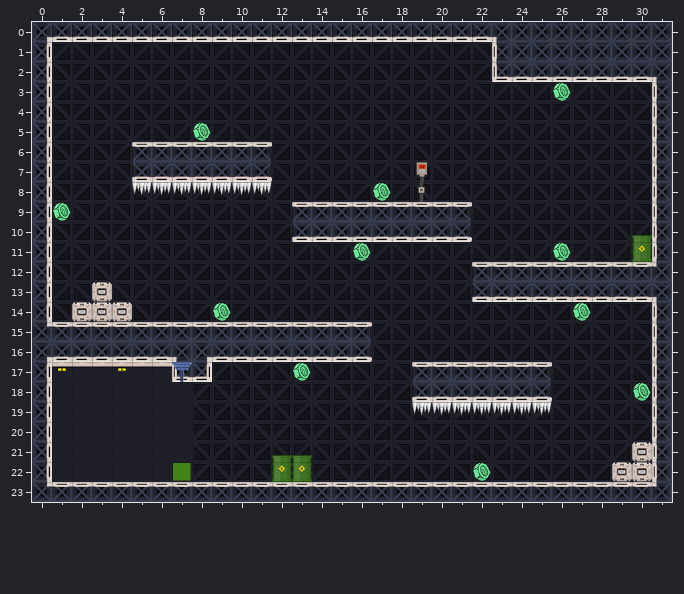
A Tiled map gets an edit: src/map/Level_1.tmx. Above, as it was before the edit.
Cells are 30x30 px. Shown: x 0..31, y 0..23.
Now the later version:
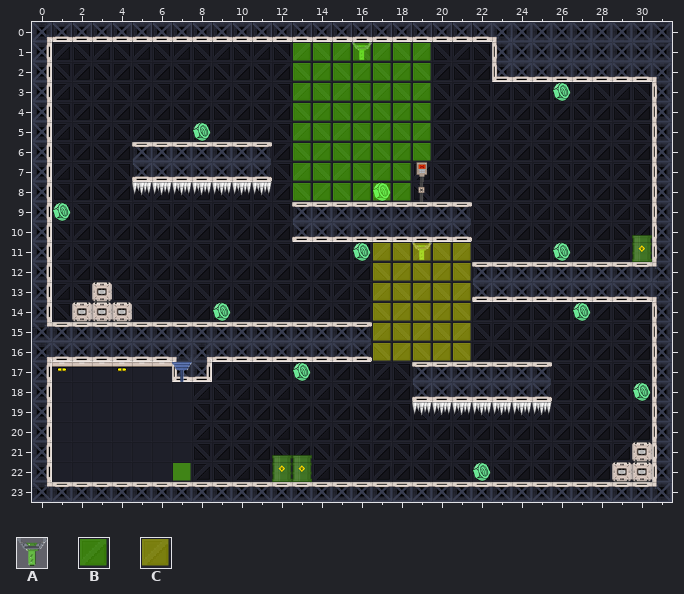
Key: from "Tileset_map": A 17, B 21, C 23.
_ is an empty cell.
Tiles of an added or newly shown layer are drawn over the layers below it.
See-through tiles are keyed as they look on the map.
Edits made:
Layer "RandomTurrets" (added):
y 1: x 16 _ -> A
y 11: x 19 _ -> A
Layer "RandomTurretsHitbox" (added):
y 1..6: x 13..19 _______ -> BBBBBBB
y 7..8: x 13..18 ______ -> BBBBBB
y 11..16: x 17..21 _____ -> CCCCC
